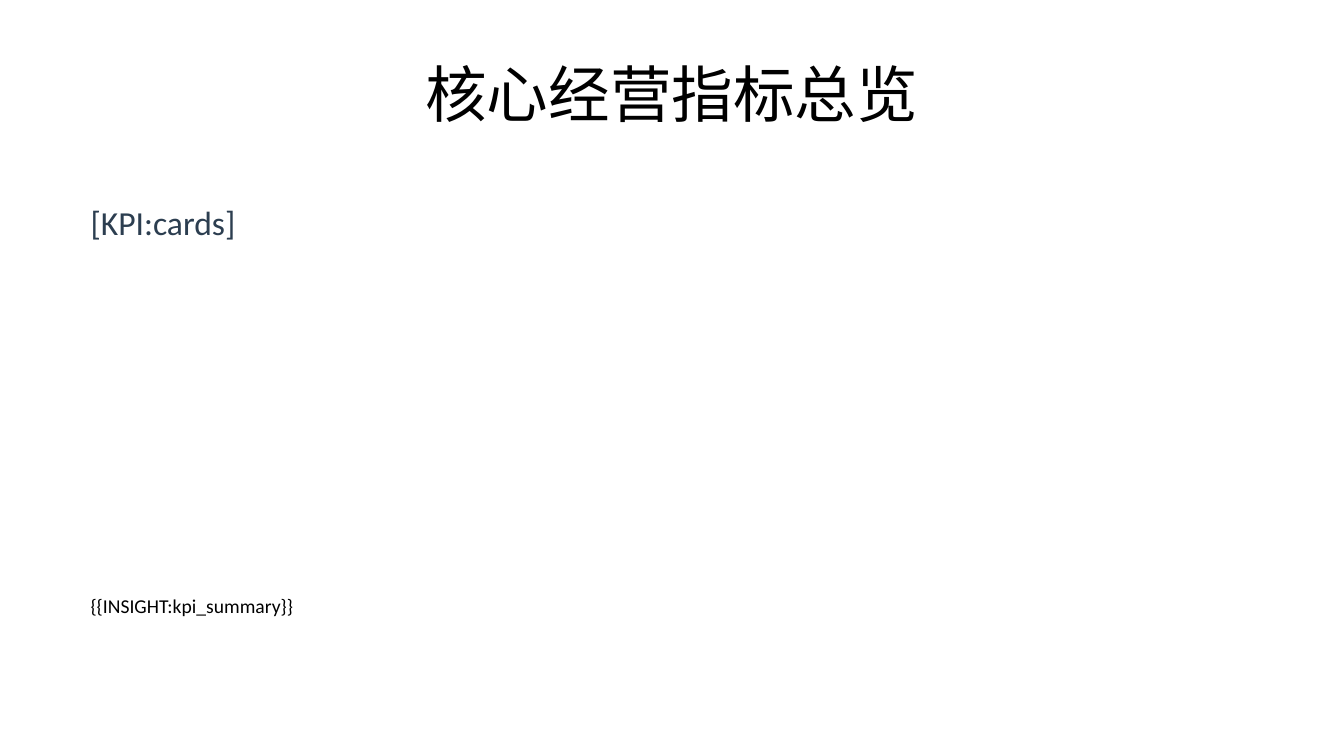
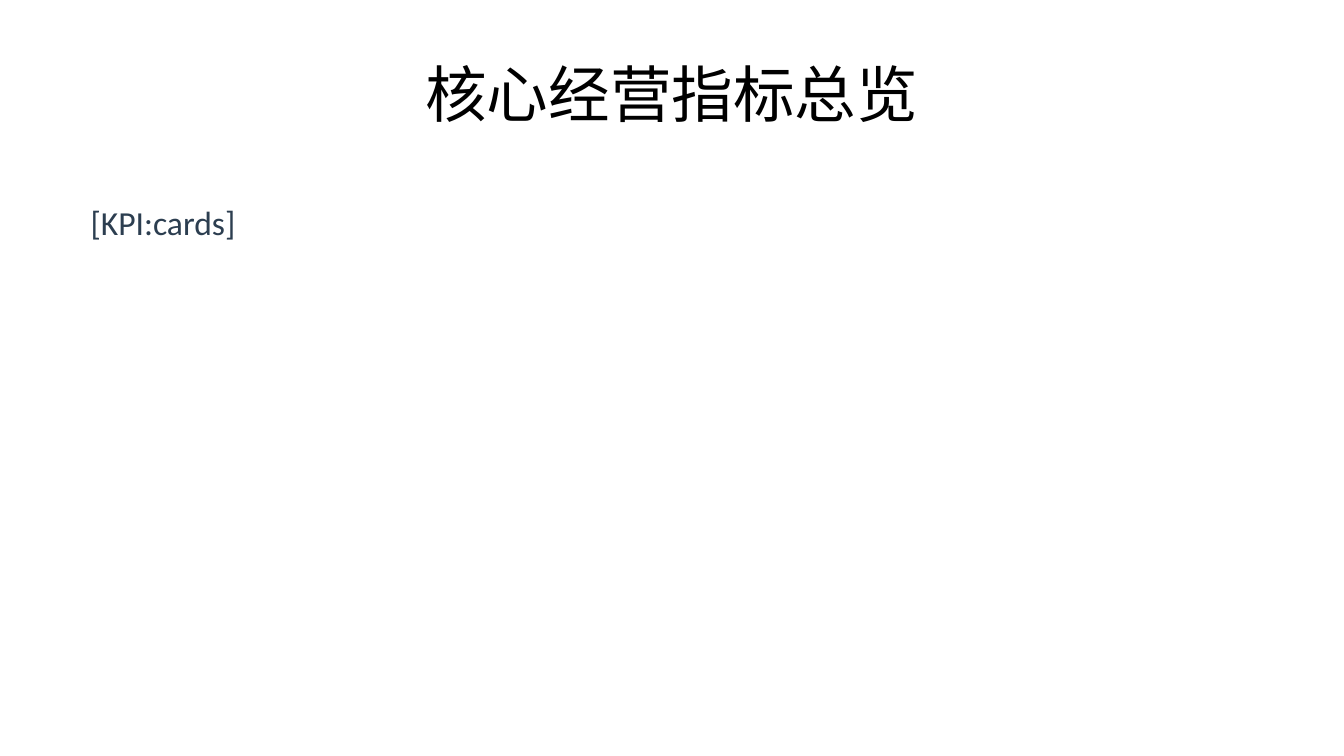
Before and after one commit to lijiahao1996/PPT-Automation, a slide deck: slide 3 of templates/销售分析报告_标准模板.pptx. Drawn at 1344x756 pixels with LibreOffice and Linux fonts; fonts in the diff are those of the drawing. Boxes give left, top, right and bottom in pixels: in the first picture for what was removed or moved away, otherwise in the second. Text is boxed around its words. In the diff, an @@ line names an element or a change of style, - is before the commit and + after.

```diff
--- a/templates/销售分析报告_标准模板.pptx
+++ b/templates/销售分析报告_标准模板.pptx
@@ text removed at (x1=91, y1=599, x2=293, y2=616) @@
-{{INSIGHT:kpi_summary}}
```
Also in this commit, not shown: 4 other slides changed, 1 slide added, 20 other files.
